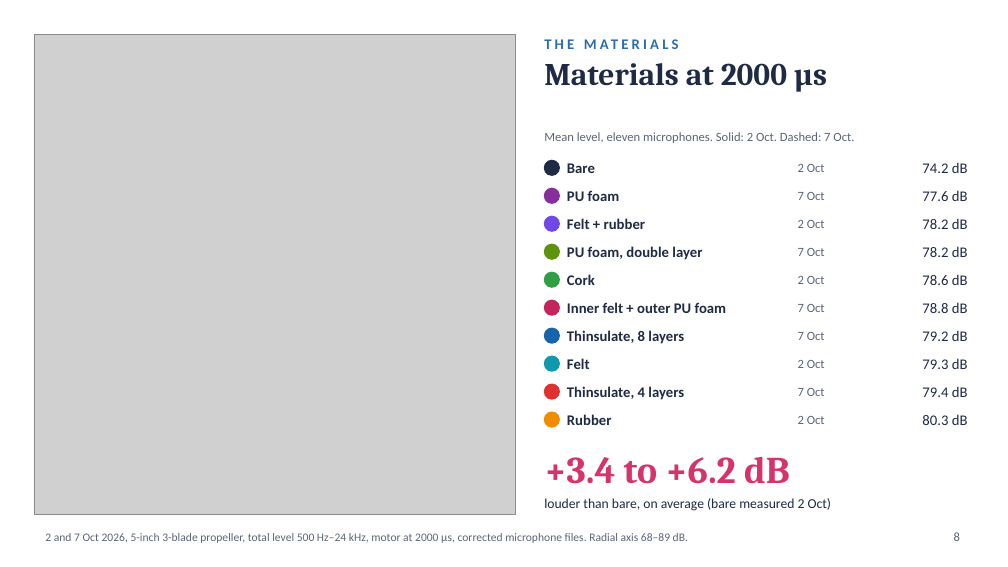
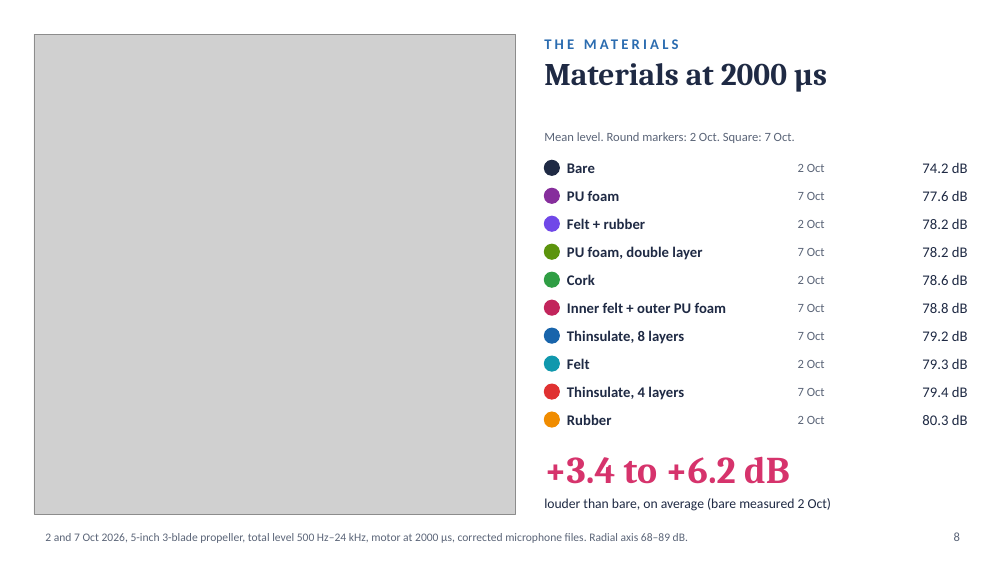
Before and after one commit to asdfgh0318/SoundVisualizer, a slide deck: slide 8 of docs/analysis/chamber-final-2026-10-01/slides/chamber-slides-final.pptx. Drawn at 1008x567 pixels with LibreOffice and Linux fonts; fonts in the diff are those of the drawing; grey boxes stand for pictures. Boxes give left, top, right and bottom in pixels: in the first picture for what was removed or moved away, otherwise in the second. Text is boxed around its words. In the diff, an @@ line names an element or a change of style, - is before the commit and + after.

```diff
--- a/docs/analysis/chamber-final-2026-10-01/slides/chamber-slides-final.pptx
+++ b/docs/analysis/chamber-final-2026-10-01/slides/chamber-slides-final.pptx
@@ text at bbox=[544, 132, 795, 143]: text changed @@
-Mean level, eleven microphones. Solid: 2 Oct. Dashed: 7 Oct.
+Mean level. Round markers: 2 Oct. Square: 7 Oct.
```
Also in this commit, not shown: 3 other files.
